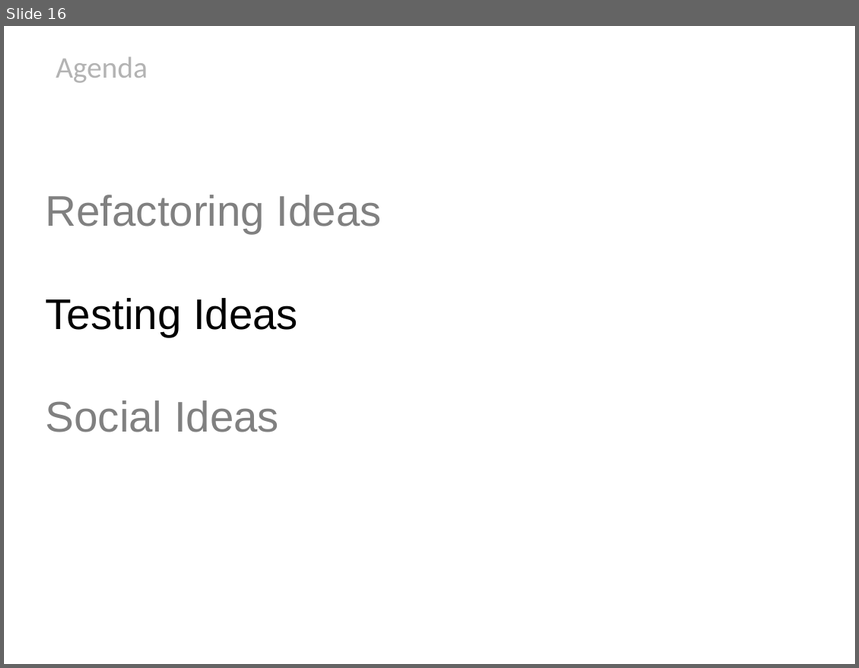
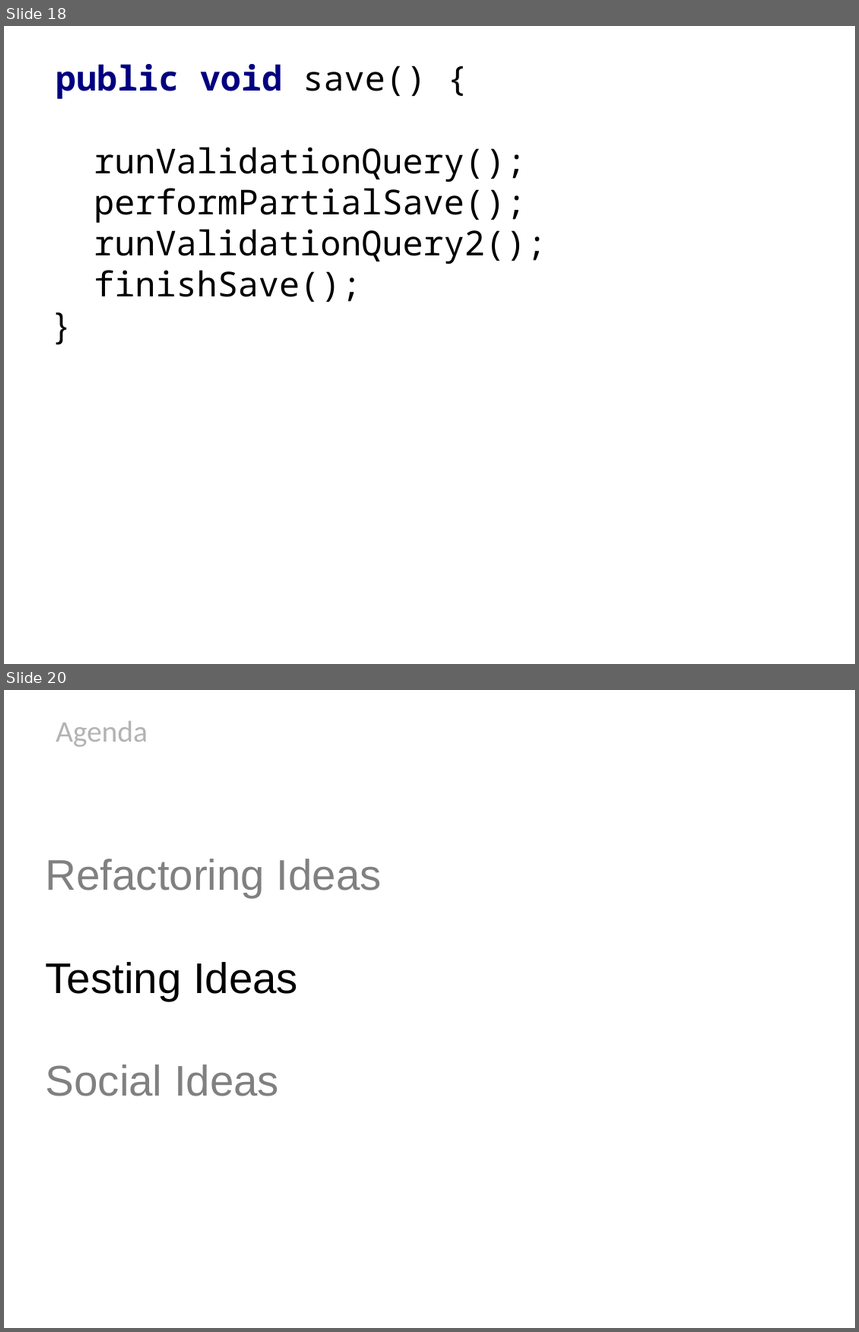
Before and after one commit to HamletDRC/presentations, a slide deck: newideasforoldcode/NewIdeasForOldCode_Confess2011.odp. Shown one above the other, each under a label of ours: slide 16 before the commit, slides 18 and 20 after it; the slides between them are not shown. The pictures are 859x668 and 859x1332 pixels, drawn with LibreOffice and Linux fonts; fonts in the diff are those of the drawing; background and template pictures are left out. Boxes give left, top, right and bottom in pixels: in the first picture for what was removed or moved away, otherwise in the second. Text is boxed around its words. In the diff, an @@ line names an element or a change of style, - is before the commit and + after.

```diff
--- a/newideasforoldcode/NewIdeasForOldCode_Confess2011.odp
+++ b/newideasforoldcode/NewIdeasForOldCode_Confess2011.odp
@@ slide 18 added at <box>4,26,855,664</box>, background picture (left out) @@
@@ subtitle added at <box>56,64,547,302</box>, 32 pt, text #000000 @@
+public void save() {
+runValidationQuery();
+performPartialSave();
+runValidationQuery2();
+finishSave();
+}
@@ what was slide 16 is now slide 20 @@
```
Also in this commit, not shown: 3 other slides added, 2 slides removed, 5 other files.
